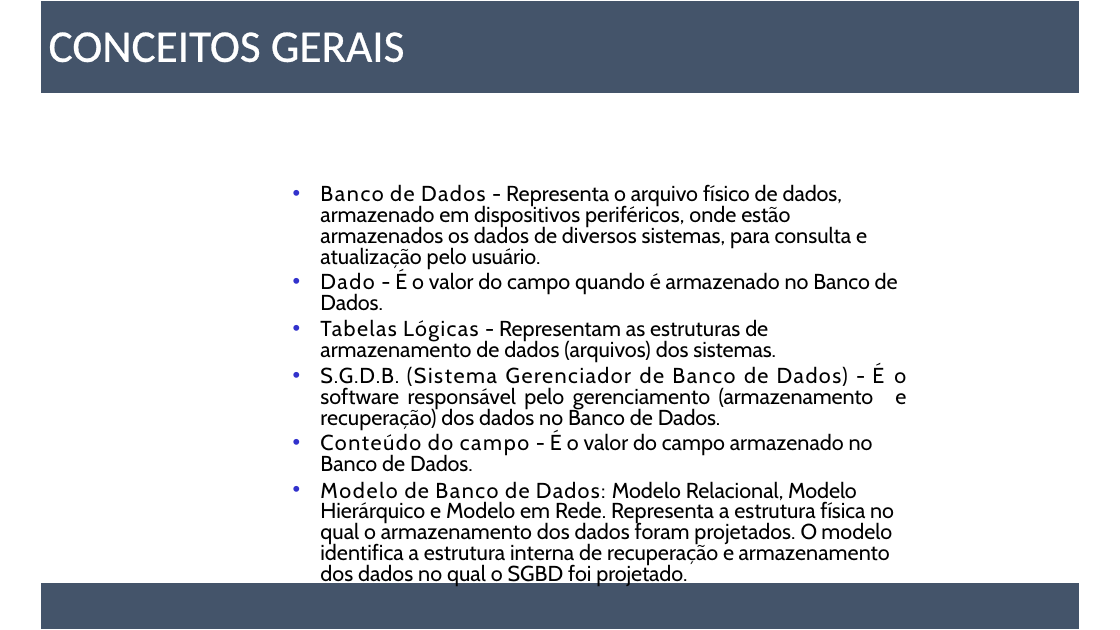
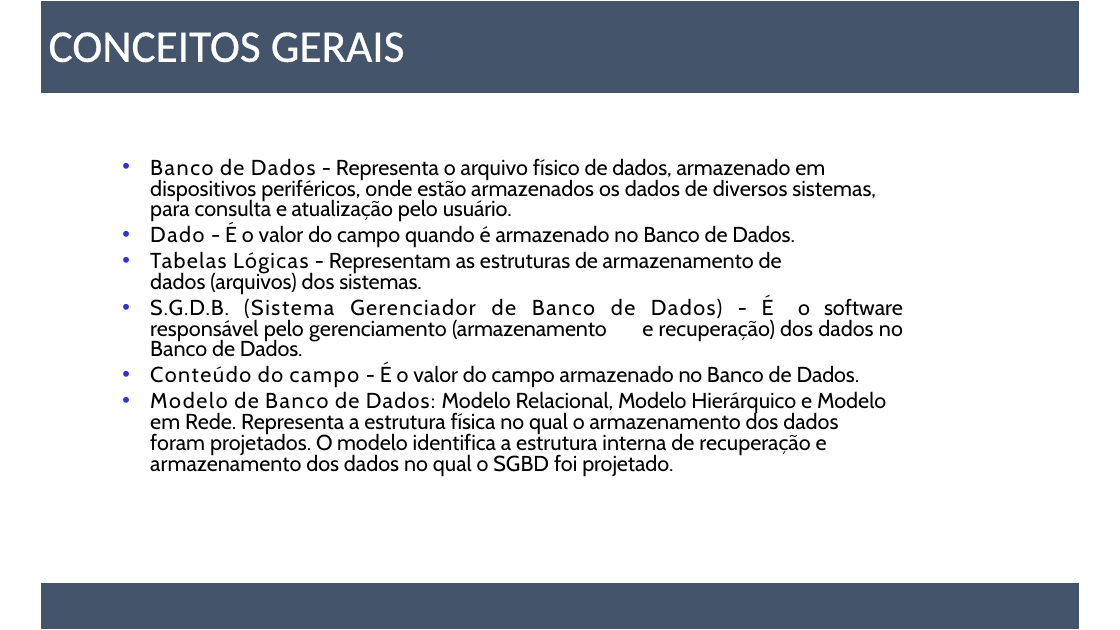
Before and after one commit to AdharaFantini/aulas_php_mysql, a slide deck: slide 5 of BancoDeDados/BancoDados UFPR.pptx. Drawn at 1120x630 pixels with LibreOffice and Linux fonts; fonts in the diff are those of the drawing. Boxes give left, top, right and bottom in pixels: in the first picture for what was removed or moved away, otherwise in the second. Text is boxed around its words. In the diff, an @@ line names an element or a change of style, - is before the commit and + after.

```diff
--- a/BancoDeDados/BancoDados UFPR.pptx
+++ b/BancoDeDados/BancoDados UFPR.pptx
@@ text "Banco de Dados - Representa ..." rewrapped from <box>320,184,906,586</box> to <box>150,158,903,476</box> @@
```
Also in this commit, not shown: 1 other file.
